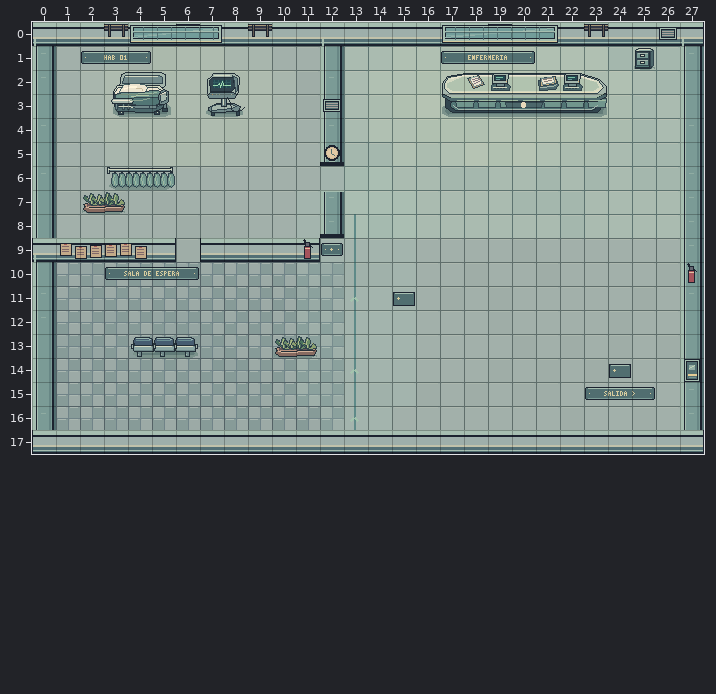
Tiled map (JSON): assets/escenarios/hospital/mapa.tmj. The first picture shows the starting point.
Cells are 24x24 px. Shown: x 0..27, y 0..17.
After:
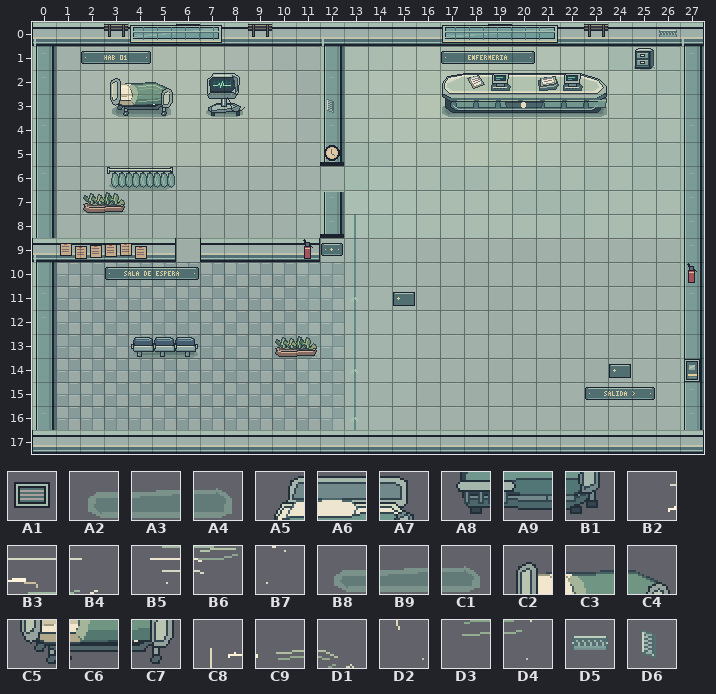
Key: from "Hospital": A1 78; from "Hospital · mobiliario por capa": A2 0, A3 1, A4 2, A5 3, A6 4, A7 5, A8 6, A9 7, B1 8, B2 9, B3 10, B4 11, B5 12, B6 13, B7 14, B8 83, B9 84, C1 85, C2 86, C3 87, C4 88, C5 89, C6 90, C7 91, C8 92, C9 93, D1 94, D2 95, D3 96, D4 97, D5 98, D6 99.
__ is an empty cell.
Tiles of an added or newly shown layer are drawn over the layers below it.
The edit:
{"where": "layer \"Detalles\""}
{"y":0,"x":26,"old":"A1","new":"__"}
{"y":3,"x":12,"old":"A1","new":"__"}
{"where": "layer \"Ventilación\" (added)"}
{"y":0,"x":26,"old":"__","new":"D5"}
{"y":3,"x":12,"old":"__","new":"D6"}
{"where": "layer \"Mobiliario · sombras\""}
{"y":3,"x":3,"old":"A2 A3 A4","new":"B8 B9 C1"}
{"where": "layer \"Mobiliario · bases\""}
{"y":2,"x":3,"old":"A5 A6 A7","new":"C2 C3 C4"}
{"y":3,"x":3,"old":"A8 A9 B1","new":"C5 C6 C7"}
{"where": "layer \"Mobiliario · detalles\""}
{"y":2,"x":3,"old":"B2 B3 B4","new":"C8 C9 D1"}
{"y":3,"x":3,"old":"B5 B6 B7","new":"D2 D3 D4"}
{"label":"changed","picture_box":[659,28,677,40]}
{"label":"changed","picture_box":[110,72,173,117]}
{"label":"changed","picture_box":[323,99,340,113]}
